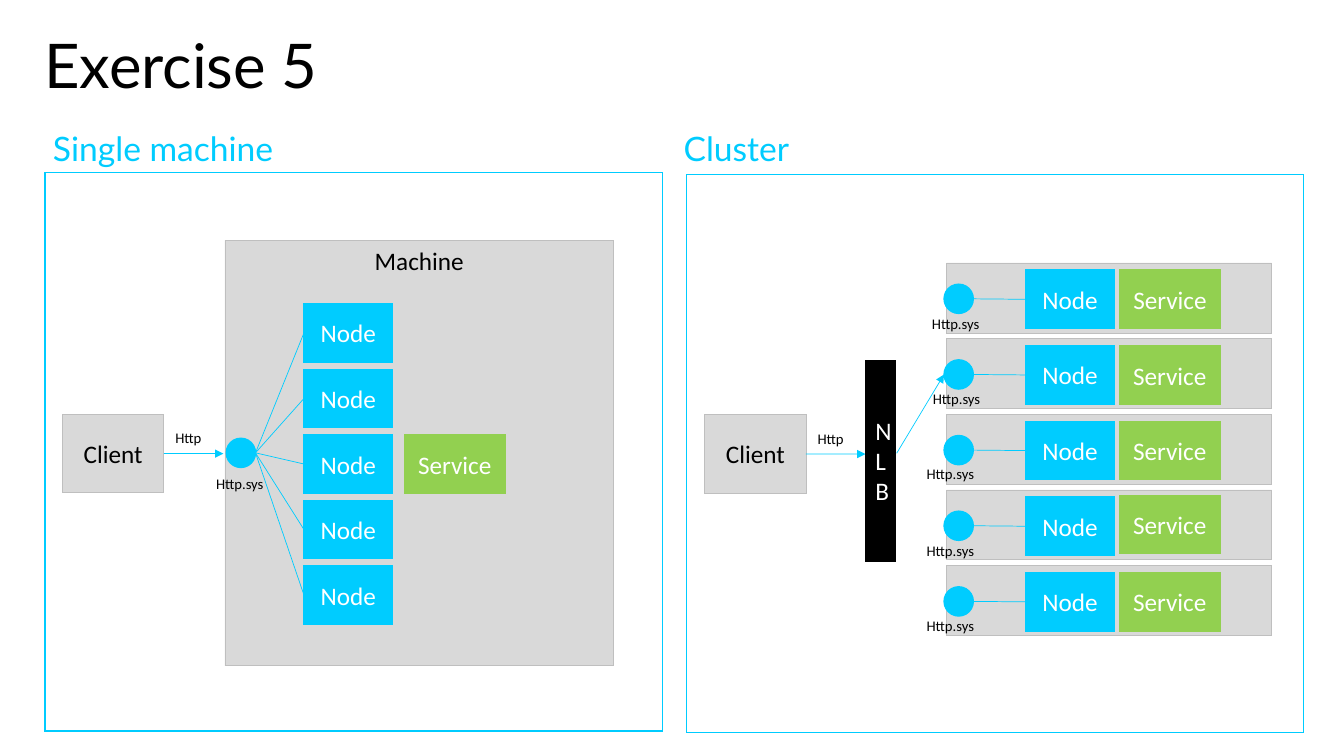
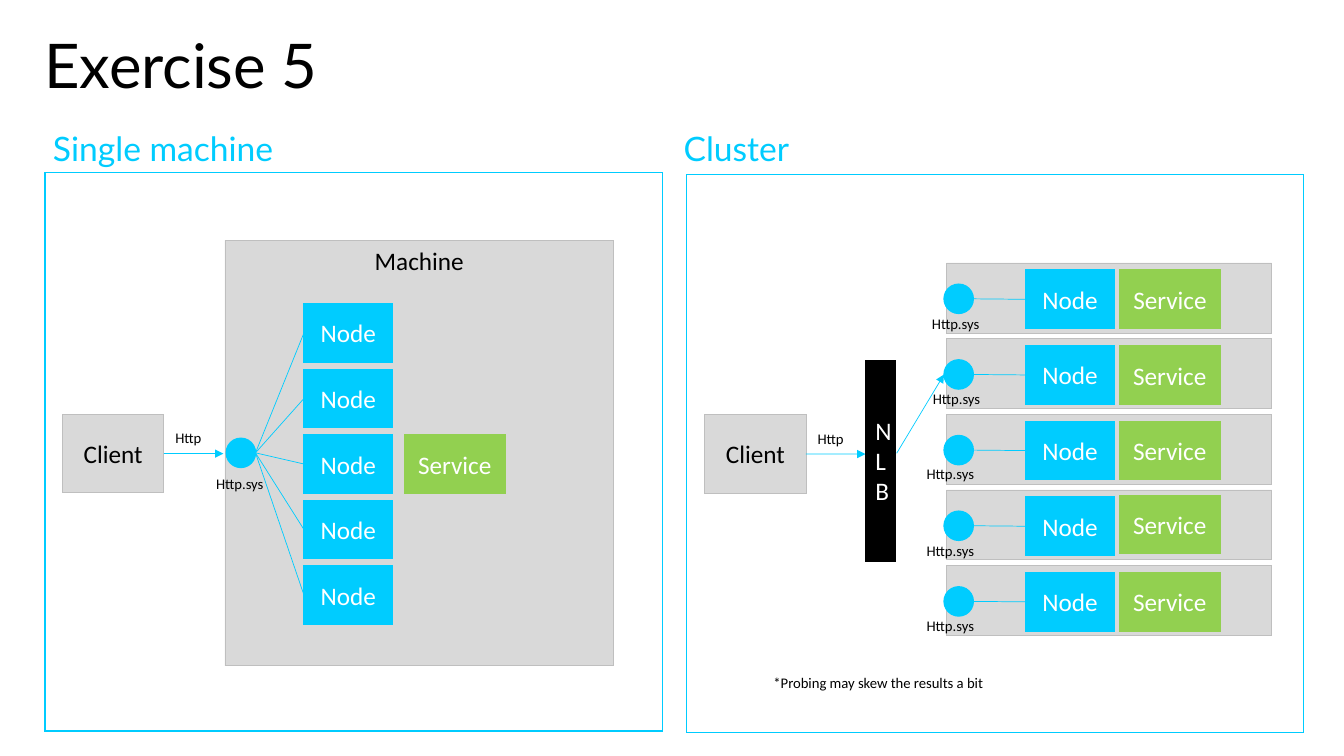
Before and after one commit to yvesgoeleven/CodeDAzure.ServiceFabric, a slide deck: slide 27 of ServiceFabric-development.pptx. Drawn at 1344x756 pixels with LibreOffice and Linux fonts; fonts in the diff are those of the drawing. Boxes give left, top, right and bottom in pixels: in the first picture for what was removed or moved away, otherwise in the second. Text is boxed around its words. In the diff, an @@ line names an element or a change of style, - is before the commit and + after.

```diff
--- a/ServiceFabric-development.pptx
+++ b/ServiceFabric-development.pptx
@@ text added at (773, 677, 983, 691), 10.5 pt, text #000000 @@
+*Probing may skew the results a bit
```
Also in this commit, not shown: 50 other files.
